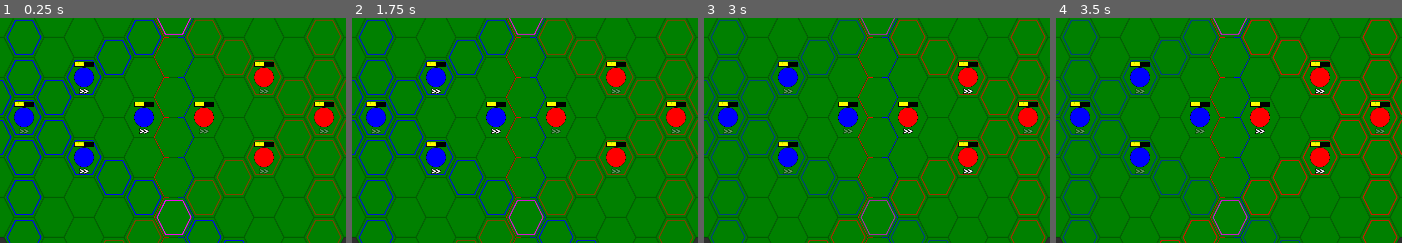
Above: before the commit, frames 1-4 (left to right).
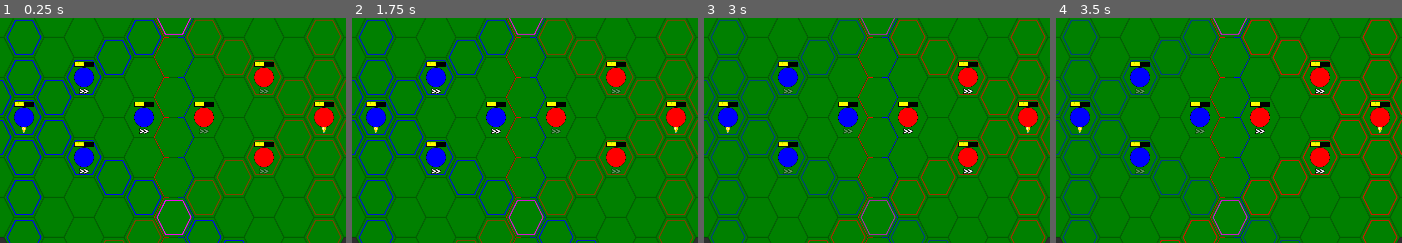
Above: after the commit, the same moments.

Repository: devencire/godot-conduit
Game: Godot game, scene res://scenes/world.tscn
Same seed, same stepped clock (60 frames per second), same inputs: the game is played once before the commit and once after it.
Inputs (mouse positions are % of the whole screen's width and height, from its top left):
- Up to frame 1 (0.25 s): no input
- Up to frame 2 (1.75 s): click "End turn" at 0.5 s; click "End turn" at 1.25 s
- Up to frame 3 (3 s): click "End turn" at 2 s; move the mouse to (36, 56) at 2.77 s; click (36, 56) at 2.92 s
- Up to frame 4 (3.5 s): no input
The pictures show only the part of the screen within x 33-83%, y 31-81%; the shares and areas given below are measured in that part.

The runs differ from the first frame. In frame 1, 0.1% of the frame differs, in the area x 5-96%, y 48-52%; in frame 2, 0.1%; in frame 3, 0.1%; in frame 4, 0.1%.

Commit message:
add is-beacon icon that replaces free moves

Diff:
--- a/scenes/player.tscn
+++ b/scenes/player.tscn
@@ -6,6 +6,7 @@
 [ext_resource type="Script" path="res://scripts/Hammer.gd" id="4_ek61n"]
 [ext_resource type="Script" path="res://scripts/HealthBar.gd" id="5_byicf"]
 [ext_resource type="Script" path="res://scripts/FreeMoveDisplay.gd" id="6_fma3s"]
+[ext_resource type="Script" path="res://scripts/BeaconIndicator.gd" id="7_0054y"]
 
 [sub_resource type="SpriteFrames" id="SpriteFrames_8dflb"]
 animations = [{
@@ -68,7 +69,20 @@
 scroll_active = false
 script = ExtResource("6_fma3s")
 
+[node name="BeaconIndicator" type="RichTextLabel" parent="Graphic"]
+offset_left = -20.0
+offset_top = 29.0
+offset_right = 20.0
+offset_bottom = 60.0
+theme_override_font_sizes/normal_font_size = 24
+bbcode_enabled = true
+text = "[center]💡"
+scroll_active = false
+script = ExtResource("7_0054y")
+
 [connection signal="free_moves_remaining_changed" from="." to="Graphic/FreeMoveDisplay" method="_on_player_free_moves_remaining_changed"]
 [connection signal="initialized" from="." to="Graphic/HealthBar" method="_on_player_initialized"]
 [connection signal="initialized" from="." to="Graphic/FreeMoveDisplay" method="_on_player_initialized"]
+[connection signal="is_beacon_changed" from="." to="Graphic/FreeMoveDisplay" method="_on_player_is_beacon_changed"]
+[connection signal="is_beacon_changed" from="." to="Graphic/BeaconIndicator" method="_on_player_is_beacon_changed"]
 [connection signal="taken_damage" from="." to="Graphic/HealthBar" method="_on_player_taken_damage"]
--- /dev/null
+++ b/scripts/BeaconIndicator.gd
@@ -0,0 +1,4 @@
+extends RichTextLabel
+
+func _on_player_is_beacon_changed(new_is_beacon: bool):
+	visible = new_is_beacon
--- a/scripts/FreeMoveDisplay.gd
+++ b/scripts/FreeMoveDisplay.gd
@@ -23,3 +23,7 @@
 
 func _on_player_free_moves_remaining_changed(new_remaining):
 	_update_visual(new_remaining)
+
+
+func _on_player_is_beacon_changed(new_is_beacon: bool):
+	visible = not new_is_beacon
--- a/scripts/Player.gd
+++ b/scripts/Player.gd
@@ -34,8 +34,13 @@
 		tile_position = new_tile_position
 		was_moved.emit(self)
 
+signal is_beacon_changed(new_is_beacon: bool)
+
 # Whether the Player is the Beacon, powering all aligned tiles.
-@export var is_beacon: bool
+@export var is_beacon: bool:
+	set(new_is_beacon):
+		is_beacon = new_is_beacon
+		is_beacon_changed.emit(is_beacon)
 
 # A name, just used for debugging for now
 @export var debug_name: String
Not shown: 1 places in scenes/player.tscn that only renumber resources
